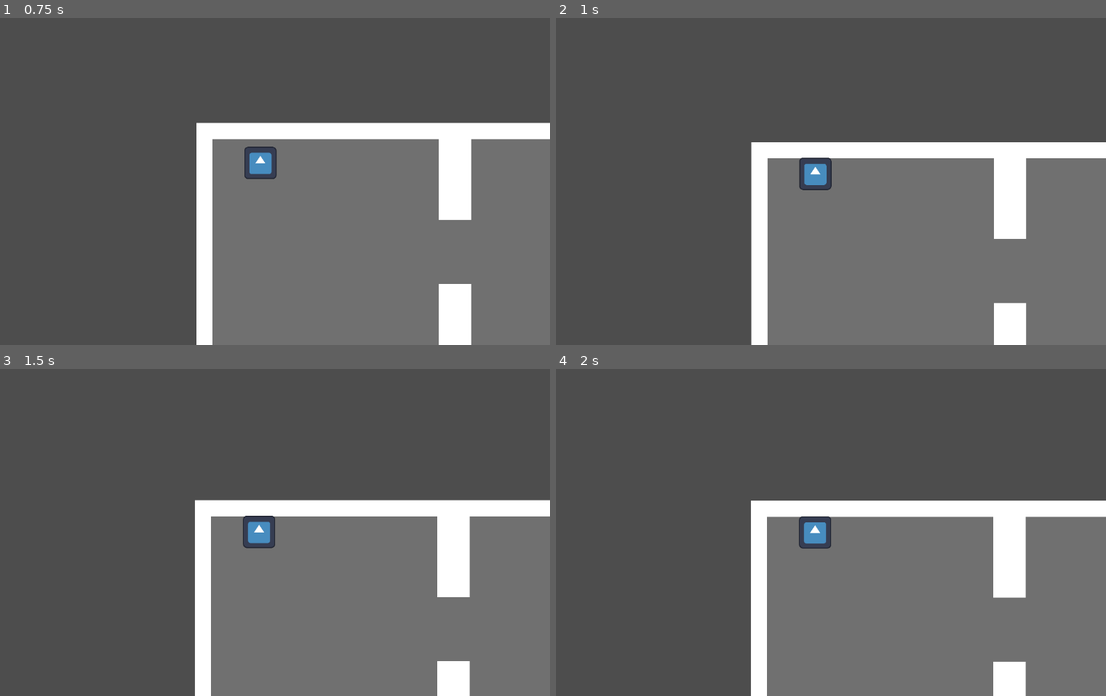
Above: before the commit, frames 1-4 (two rows, left to right).
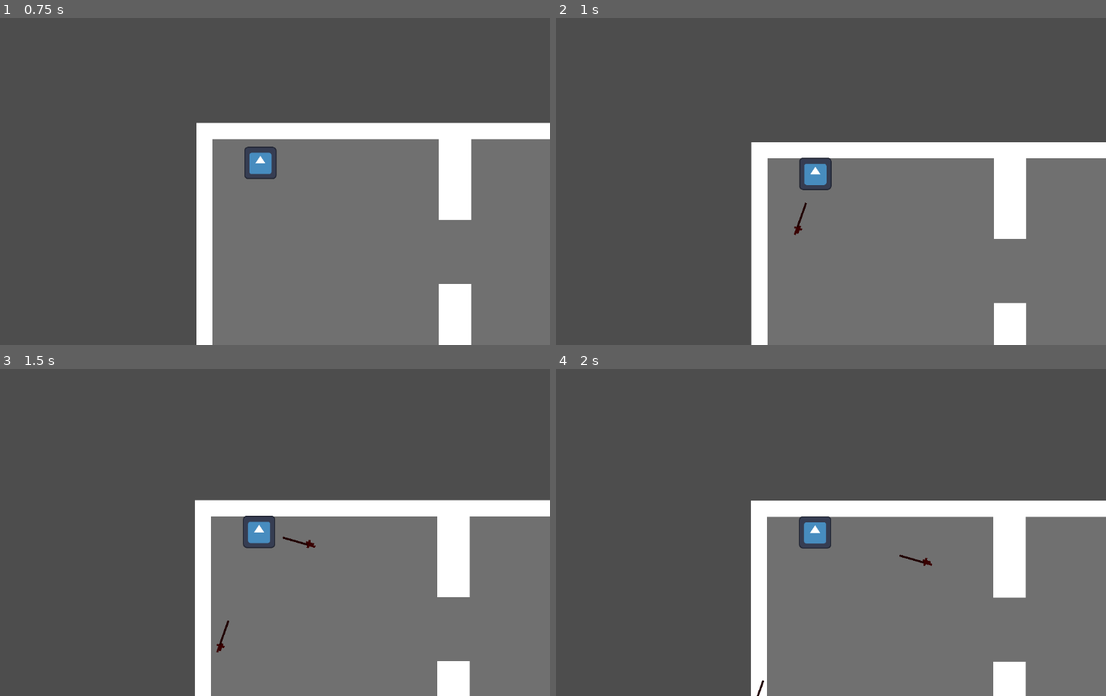
Above: after the commit, the same moments.

Repository: vyxul/Shadow-Eclipse
Game: Godot game, scene res://GameFiles/Scenes/Levels/Prison/PrisonLevel.tscn
Two runs of this game, one before a commit and one after it. Both use one fixed random seed, a clock stepped at 60 frames per second and the inputs below. The engine's default icon, where the game draws it, is replaced by a stand-in: a white triangle on a blue panel in a dark square.
Inputs (mouse positions are in pixels of both pictures, inside the frame that each line leads up to):
- Up to frame 1 (0.75 s): move the mouse to (231, 246) at 0.52 s; hold W (up) from 0.53 s (still down); hold Shift (shift) from 0.53 s (still down)
- Up to frame 2 (1 s): keep holding W (up); keep holding Shift (shift); right-click (787, 246) at 0.8 s
- Up to frame 3 (1.5 s): keep holding W (up); move the mouse to (434, 581) at 1.27 s; release Shift (shift) at 1.28 s; right-click (434, 581) at 1.35 s
- Up to frame 4 (2 s): keep holding W (up); tap Shift (shift) at 1.55 s

Frame 1 is identical in both runs. In frame 2, less than 0.1% of the frame differs, in the area x 43-46%, y 56-67%; in frame 3, 0.1%, in the area x 39-58%, y 51-87%; in frame 4, less than 0.1%.

Commit message:
Attack a configurable player ranged attack
2 Main Parts:
player_range_attack: the actual projectile that will shoot at where the player is pointing to and passes relevant attack info to the enemy it hits, is using a placeholder image from randomly chosen art_sprite_sheet image

player_range_controller: handles spawning the player_range_attack and where the projectile info can be configured

Diff:
--- a/GameFiles/Game Objects/Characters/Player/player.gd
+++ b/GameFiles/Game Objects/Characters/Player/player.gd
@@ -7,12 +7,16 @@
 @onready var marker_2d = $Marker2D
 @onready var sprite_2d = $Sprite2D
 @onready var player_melee_controller = $PlayerMeleeController
+@onready var player_range_controller = $PlayerRangeController
 
 func _physics_process(delta):
 	move(delta)
 
 	if Input.is_action_just_pressed("left_click"):
 		melee_attack()
+
+	if Input.is_action_just_pressed("right_click"):
+		range_attack()
 
 
 func move(delta: float):
@@ -38,3 +42,7 @@
 
 func melee_attack():
 	player_melee_controller.attack(sprite_2d)
+
+
+func range_attack():
+	player_range_controller.attack()
--- a/GameFiles/Game Objects/Characters/Player/player.tscn
+++ b/GameFiles/Game Objects/Characters/Player/player.tscn
@@ -1,8 +1,9 @@
-[gd_scene load_steps=5 format=3 uid="uid://cf2x6amj6vpyd"]
+[gd_scene load_steps=6 format=3 uid="uid://cf2x6amj6vpyd"]
 
 [ext_resource type="Script" path="res://GameFiles/Game Objects/Characters/Player/player.gd" id="1_n8ck6"]
 [ext_resource type="Texture2D" uid="uid://dl7m55vsr4oun" path="res://icon.svg" id="1_w7cit"]
 [ext_resource type="PackedScene" uid="uid://c41nwnahfi0b8" path="res://GameFiles/Game Objects/Characters/Player/player_melee_controller.tscn" id="3_k76rs"]
+[ext_resource type="PackedScene" uid="uid://duw4j03v3y3ry" path="res://GameFiles/Game Objects/Characters/Player/player_range_controller.tscn" id="4_nx2hv"]
 
 [sub_resource type="CapsuleShape2D" id="CapsuleShape2D_5t6u5"]
 radius = 60.0
@@ -23,3 +24,7 @@
 shape = SubResource("CapsuleShape2D_5t6u5")
 
 [node name="PlayerMeleeController" parent="." instance=ExtResource("3_k76rs")]
+
+[node name="PlayerRangeController" parent="." instance=ExtResource("4_nx2hv")]
+projectile_speed = 250.0
+projectile_time = 2.0
--- a/GameFiles/Game Objects/Characters/Player/player_melee_attack.gd
+++ b/GameFiles/Game Objects/Characters/Player/player_melee_attack.gd
@@ -2,7 +2,7 @@
 
 const extension_range = 32
 
-var weapon_damage: int = 0
+var melee_attack_damage: int = 0
 
 
 #func _process(delta):
@@ -10,11 +10,11 @@
 
 
 func set_damage(dmg: int):
-	weapon_damage = dmg
+	melee_attack_damage = dmg
 
 
 func get_damage():
-	return weapon_damage
+	return melee_attack_damage
 
 
 func set_attack_position():
--- a/GameFiles/Game Objects/Characters/Player/player_melee_controller.gd
+++ b/GameFiles/Game Objects/Characters/Player/player_melee_controller.gd
@@ -2,10 +2,11 @@
 
 @onready var player_melee_attack = preload("res://GameFiles/Game Objects/Characters/Player/player_melee_attack.tscn")
 
-@export var weapon_damage: int = 1
+@export var melee_attack_damage: int = 1
+
 
 func attack(player_sprite: Node):
 	var player_melee_attack_instance = player_melee_attack.instantiate()
 	player_sprite.add_child(player_melee_attack_instance)
-	player_melee_attack_instance.set_damage(weapon_damage)
+	player_melee_attack_instance.set_damage(melee_attack_damage)
 	player_melee_attack_instance.attack()
--- /dev/null
+++ b/GameFiles/Game Objects/Characters/Player/player_range_attack.gd
@@ -0,0 +1,79 @@
+extends CharacterBody2D
+
+@onready var hitbox_component: HitboxComponent = $HitboxComponent
+@onready var timer = $Timer
+
+const extension_range = 16
+
+var projectile_direction: Vector2
+var projectile_speed: float
+var projectile_time: float
+
+var range_attack_damage: int = 0
+var range_attack_pierce_limit: int = 1
+var current_pierce_count: int = 0
+
+
+func set_projectile_speed(number: float):
+	var new_projectile_speed = max(100, number)
+	projectile_speed = new_projectile_speed
+
+
+func set_projectile_time(number: float):
+	var new_projectile_time = max(1, number)
+	projectile_time = new_projectile_time
+
+
+func set_damage(number: int):
+	var new_range_attack_damage = max(1, number)
+	range_attack_damage = new_range_attack_damage
+
+
+func set_pierce_limit(number: int):
+	var pierce_limit = max(1, number)
+	range_attack_pierce_limit = pierce_limit
+
+
+func get_damage():
+	return range_attack_damage
+
+
+func set_attack_position():
+	var player = get_tree().get_first_node_in_group("player")
+	var player_position = player.get_weapon_origin() as Vector2
+	projectile_direction = player_position.direction_to(get_global_mouse_position())
+	var projectile_position = player_position + (projectile_direction * extension_range)
+	var weapon_angle = projectile_direction.angle()
+
+	global_position = projectile_position
+	rotation = weapon_angle + (PI/2)
+
+
+func attack():
+	set_attack_position()
+	velocity = projectile_direction * projectile_speed
+	timer.wait_time = projectile_time
+	timer.start()
+
+
+func despawn():
+	queue_free()
+
+
+func _ready():
+	hitbox_component.enemy_hit.connect(on_enemy_hit)
+	timer.timeout.connect(on_timer_timeout)
+
+
+func _process(delta):
+	move_and_slide()
+
+
+func on_enemy_hit():
+	current_pierce_count += 1
+	if current_pierce_count >= range_attack_pierce_limit:
+		despawn()
+
+
+func on_timer_timeout():
+	despawn()
--- /dev/null
+++ b/GameFiles/Game Objects/Characters/Player/player_range_attack.tscn
@@ -0,0 +1,33 @@
+[gd_scene load_steps=5 format=3 uid="uid://bw7p3jh52dive"]
+
+[ext_resource type="Script" path="res://GameFiles/Game Objects/Characters/Player/player_range_attack.gd" id="1_h6hib"]
+[ext_resource type="Texture2D" path="res://GameFiles/Assets/Art/Enemies/art_sprite_sheet.png" id="2_et0rs"]
+[ext_resource type="PackedScene" uid="uid://dapjt02jspsb" path="res://GameFiles/Game Objects/Components/hitbox_component.tscn" id="3_grt4h"]
+
+[sub_resource type="CapsuleShape2D" id="CapsuleShape2D_wdrt0"]
+radius = 14.0
+height = 70.0
+
+[node name="PlayerRangeAttack" type="CharacterBody2D"]
+script = ExtResource("1_h6hib")
+
+[node name="Sprite2D" type="Sprite2D" parent="."]
+modulate = Color(1, 0, 0, 1)
+position = Vector2(0, -56)
+rotation = -1.5708
+scale = Vector2(4, 4)
+texture = ExtResource("2_et0rs")
+hframes = 18
+vframes = 8
+frame = 102
+
+[node name="HitboxComponent" parent="." instance=ExtResource("3_grt4h")]
+collision_layer = 8
+collision_mask = 5
+
+[node name="CollisionShape2D" type="CollisionShape2D" parent="HitboxComponent"]
+position = Vector2(0, -32)
+shape = SubResource("CapsuleShape2D_wdrt0")
+
+[node name="Timer" type="Timer" parent="."]
+one_shot = true
--- /dev/null
+++ b/GameFiles/Game Objects/Characters/Player/player_range_controller.gd
@@ -0,0 +1,21 @@
+extends Node
+
+@onready var player_range_attack = preload("res://GameFiles/Game Objects/Characters/Player/player_range_attack.tscn")
+
+@export_range(100, 2000) var projectile_speed: float = 100
+@export_range(.1, 10) var projectile_time: float = 5
+@export_range(1, 999) var range_attack_damage: int = 1
+@export_range(1, 999) var range_attack_pierce_limit: int = 1
+
+
+func attack():
+	var player_range_attack_instance = player_range_attack.instantiate()
+	var projectiles_layer = get_tree().get_first_node_in_group("projectiles")
+	projectiles_layer.add_child(player_range_attack_instance)
+
+	player_range_attack_instance.set_projectile_speed(projectile_speed)
+	player_range_attack_instance.set_projectile_time(projectile_time)
+	player_range_attack_instance.set_damage(range_attack_damage)
+	player_range_attack_instance.set_pierce_limit(range_attack_pierce_limit)
+
+	player_range_attack_instance.attack()
--- /dev/null
+++ b/GameFiles/Game Objects/Characters/Player/player_range_controller.tscn
@@ -0,0 +1,6 @@
+[gd_scene load_steps=2 format=3 uid="uid://duw4j03v3y3ry"]
+
+[ext_resource type="Script" path="res://GameFiles/Game Objects/Characters/Player/player_range_controller.gd" id="1_d5l2r"]
+
+[node name="PlayerRangeController" type="Node"]
+script = ExtResource("1_d5l2r")
--- a/GameFiles/Game Objects/Components/hitbox_component.gd
+++ b/GameFiles/Game Objects/Components/hitbox_component.gd
@@ -1,8 +1,10 @@
 extends Area2D
 class_name HitboxComponent
 
+signal enemy_hit
 
 func _on_area_entered(area):
 	if area is HurtboxComponent:
 		var weapon_damage = owner.get_damage()
 		area.damage(weapon_damage)
+		enemy_hit.emit()
--- a/GameFiles/Scenes/Levels/Prison/PrisonLevel.tscn
+++ b/GameFiles/Scenes/Levels/Prison/PrisonLevel.tscn
@@ -397,7 +397,7 @@
 
 [node name="Entities" type="Node" parent="."]
 
-[node name="Enemies" type="Node2D" parent="Entities"]
+[node name="Enemies" type="Node2D" parent="Entities" groups=["enemies"]]
 
 [node name="enemy_bandit" parent="Entities/Enemies" instance=ExtResource("3_f07v3")]
 position = Vector2(164, 842)
@@ -410,6 +410,8 @@
 
 [node name="enemy_bandit4" parent="Entities/Enemies" instance=ExtResource("3_f07v3")]
 position = Vector2(694, 852)
+
+[node name="Projectiles" type="Node2D" parent="Entities" groups=["projectiles"]]
 
 [node name="Player" parent="." instance=ExtResource("1_r4tet")]
 position = Vector2(127, 138)
--- a/project.godot
+++ b/project.godot
@@ -53,6 +53,11 @@
 "events": [Object(InputEventMouseButton,"resource_local_to_scene":false,"resource_name":"","device":-1,"window_id":0,"a …(257 unchanged characters)…
 ]
 }
+right_click={
+"deadzone": 0.5,
+"events": [Object(InputEventMouseButton,"resource_local_to_scene":false,"resource_name":"","device":-1,"window_id":0,"alt_pressed":false,"shift_pressed":false,"ctrl_pressed":false,"meta_pressed":false,"button_mask":2,"position":Vector2(275, 6),"global_position":Vector2(279, 47),"factor":1.0,"button_index":2,"canceled":false,"pressed":true,"double_click":false,"script":null)
+]
+}
 
 [layer_names]
 
Binary file added: GameFiles/Assets/Art/Enemies/art_sprite_sheet.png
Not shown, added: GameFiles/Assets/Art/Enemies/art_sprite_sheet.png.import
